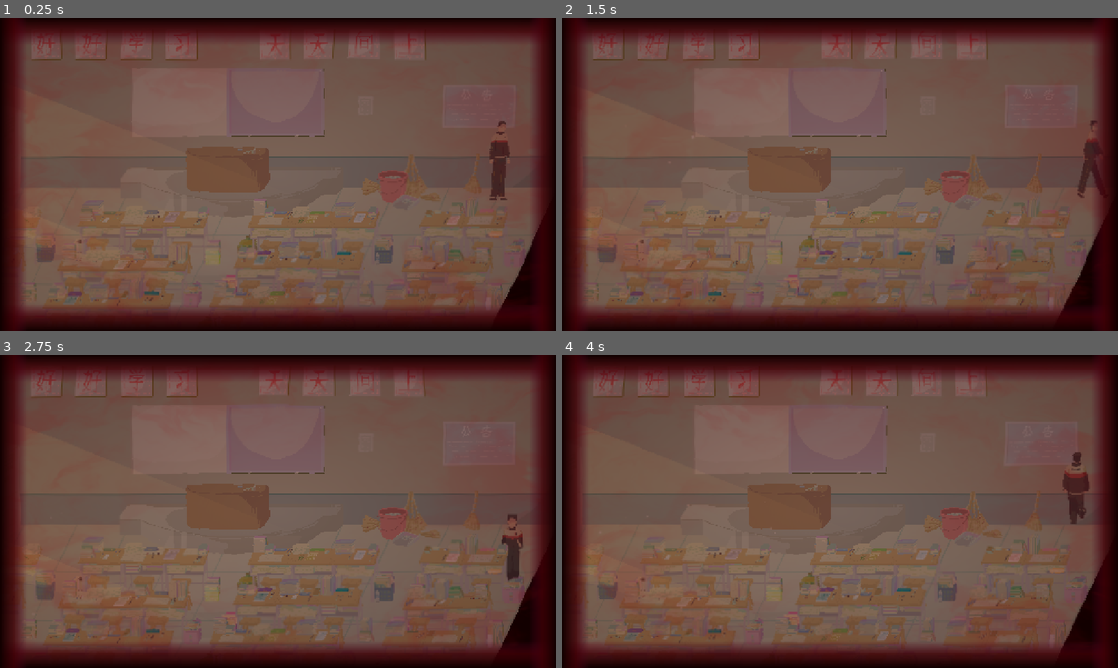
Above: before the commit, frames 1-4 (two rows, left to right).
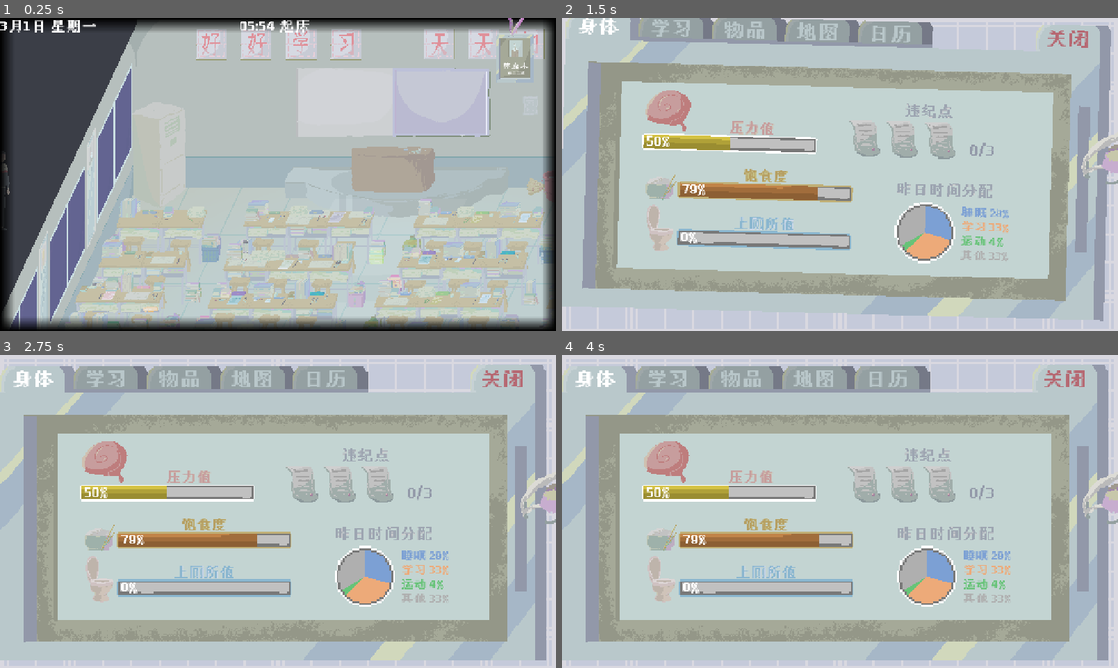
Above: after the commit, the same moments.

Repository: mu142857/School-Rules
Game: Godot game, scene res://locations/classroom 1/classroom_1.tscn
Two runs of this game, one before a commit and one after it. Both use one fixed random seed, a clock stepped at 60 frames per second and the inputs below. The project has no main scene, so this scene is started directly.
Inputs (mouse positions are in pixels of both pictures, inside the frame that each line leads up to):
- Up to frame 1 (0.25 s): no input
- Up to frame 2 (1.5 s): click (1079, 58) at 0.52 s; move the mouse to (962, 158) at 1.27 s; hold D (ui_right) from 1.28 s (still down)
- Up to frame 3 (2.75 s): move the mouse to (166, 527) at 2.02 s; release D (ui_right) at 2.03 s; hold S (ui_down) from 2.03 s (still down)
- Up to frame 4 (4 s): move the mouse to (895, 442) at 2.77 s; release S (ui_down) at 2.78 s; hold D (ui_right) 2.78-3.53 s; move the mouse to (812, 574) at 3.52 s; hold W (ui_up) from 3.53 s (still down)

The runs differ from the first frame. In frame 1, 97% of the frame differs, in the area x 0-100%, y 0-100%; in frame 2, 100%; in frame 3, 100%; in frame 4, 100%.

Commit message:
Classroom light small adjustment

Diff:
--- a/senior-year-of-high-school/characters/classmates/girl1/girl_1.tscn
+++ b/senior-year-of-high-school/characters/classmates/girl1/girl_1.tscn
@@ -132,5 +132,6 @@
 [node name="AnimatedSprite2D" type="AnimatedSprite2D" parent="."]
 position = Vector2(1, 1)
 sprite_frames = SubResource("SpriteFrames_4fi7n")
-animation = &"L_Run"
+animation = &"S_Sit"
+frame_progress = 0.28120297
 offset = Vector2(22, -250)
--- a/senior-year-of-high-school/locations/classroom 1/classroom_1.tscn
+++ b/senior-year-of-high-school/locations/classroom 1/classroom_1.tscn
@@ -22,6 +22,7 @@
 [ext_resource type="Texture2D" uid="uid://d30hchw3kxghu" path="res://locations/classroom 1/desk pair 3.png" id="17_wylog"]
 [ext_resource type="Texture2D" uid="uid://d4m6rcguppcgq" path="res://locations/classroom 1/desk group 1.png" id="18_x0yn4"]
 [ext_resource type="Texture2D" uid="uid://m3tcapeegn8t" path="res://locations/classroom 1/desk group 2.png" id="19_h164k"]
+[ext_resource type="PackedScene" uid="uid://pt6lw3l3eruu" path="res://ui/hud.tscn" id="23_c0jqg"]
 
 [sub_resource type="CanvasItemMaterial" id="CanvasItemMaterial_h164k"]
 blend_mode = 1
@@ -33,8 +34,7 @@
 [sub_resource type="WorldBoundaryShape2D" id="WorldBoundaryShape2D_ckmcd"]
 
 [sub_resource type="Gradient" id="Gradient_qlqd6"]
-offsets = PackedFloat32Array(0, 0.23666666, 1)
-colors = PackedColorArray(0.6321051, 0.60049546, 0, 1, 0.2936841, 0.25806436, 0, 1, 0, 0, 0, 1)
+colors = PackedColorArray(0.28744167, 0.48658502, 0.75325483, 1, 0, 0, 0, 1)
 
 [sub_resource type="GradientTexture2D" id="GradientTexture2D_esjwd"]
 gradient = SubResource("Gradient_qlqd6")
@@ -730,33 +730,65 @@
 color = Color(0.3906121, 0.3765418, 0.524689, 1)
 
 [node name="MorningFilter" type="CanvasModulate" parent="Light"]
+visible = false
 color = Color(0.7529719, 0.6845501, 0.64917064, 1)
 
-[node name="PointLight2D" type="PointLight2D" parent="Light"]
-visible = false
-position = Vector2(1014, 441.99994)
-scale = Vector2(15.121094, 13.213929)
+[node name="ColorRect" type="ColorRect" parent="Light"]
+offset_left = -1163.0
+offset_top = -1305.0
+offset_right = 2960.0
+offset_bottom = 1405.0
+color = Color(0.78547436, 0.82814056, 0.9517719, 0.29411766)
+
+[node name="Sprite2D" type="Sprite2D" parent="Light"]
+
+[node name="PointLight1" type="PointLight2D" parent="Light"]
+visible = false
+position = Vector2(468, -606.00006)
+scale = Vector2(16.569336, 14.47951)
 texture = SubResource("GradientTexture2D_esjwd")
 
+[node name="PointLight2" type="PointLight2D" parent="Light"]
+visible = false
+position = Vector2(1943, -606)
+scale = Vector2(17.834959, 15.5855055)
+texture = SubResource("GradientTexture2D_esjwd")
+
+[node name="PointLight3" type="PointLight2D" parent="Light"]
+visible = false
+position = Vector2(-33.000008, 517)
+scale = Vector2(24.294922, 21.230698)
+texture = SubResource("GradientTexture2D_esjwd")
+
+[node name="PointLight4" type="PointLight2D" parent="Light"]
+visible = false
+position = Vector2(1642, 705)
+scale = Vector2(24.294922, 21.230698)
+texture = SubResource("GradientTexture2D_esjwd")
+
 [node name="WindowLight1" type="Polygon2D" parent="Light"]
+visible = false
 material = SubResource("CanvasItemMaterial_h164k")
 polygon = PackedVector2Array(8, 555, 586, 719, 970, 714, 1071, 497, 107.367615, 118, 8, 327)
 uv = PackedVector2Array(8, 555, 586, 719, 970, 714, 1071, 497, 107.367615, 118, 8, 327)
 vertex_colors = PackedColorArray(0.88, 0.70634663, 0.22879998, 0.15686275, 0.88, 0.70634663, 0.22879998, 0, 0.88, 0.70634663, 0.22879998, 0, 0.88, 0.70634663, 0.22879998, 0, 0.88, 0.70634663, 0.22879998, 0.15686275, 0.88, 0.70634663, 0.22879998, 0.39215687)
 
 [node name="WindowLight2" type="Polygon2D" parent="Light"]
+visible = false
 material = SubResource("CanvasItemMaterial_h164k")
 position = Vector2(136, -292)
 polygon = PackedVector2Array(8, 555, 586, 719, 970, 714, 1071, 497, 106, 118, 8, 327)
 vertex_colors = PackedColorArray(0.8784314, 0.7058824, 0.22745098, 0.15686275, 0.8784314, 0.7058824, 0.22745098, 0, 0.8784314, 0.7058824, 0.22745098, 0, 0.8784314, 0.7058824, 0.22745098, 0, 0.8784314, 0.7058824, 0.22745098, 0.15686275, 0.8784314, 0.7058824, 0.22745098, 0.39215687)
 
 [node name="WindowLight3" type="Polygon2D" parent="Light"]
+visible = false
 material = SubResource("CanvasItemMaterial_h164k")
 position = Vector2(273, -587)
 polygon = PackedVector2Array(8, 555, 586, 719, 970, 714, 1071, 497, 106, 118, 8, 327)
 vertex_colors = PackedColorArray(0.8784314, 0.7058824, 0.22745098, 0.15686275, 0.8784314, 0.7058824, 0.22745098, 0, 0.8784314, 0.7058824, 0.22745098, 0, 0.8784314, 0.7058824, 0.22745098, 0, 0.8784314, 0.7058824, 0.22745098, 0.15686275, 0.8784314, 0.7058824, 0.22745098, 0.39215687)
 
 [node name="Dust1" type="GPUParticles2D" parent="Light"]
+visible = false
 position = Vector2(414.99997, 440.99997)
 rotation = 0.29936013
 amount = 20
@@ -765,6 +797,7 @@
 process_material = SubResource("ParticleProcessMaterial_bwhww")
 
 [node name="Dust2" type="GPUParticles2D" parent="Light"]
+visible = false
 position = Vector2(551, 174.00002)
 rotation = 0.37657458
 amount = 20
@@ -773,6 +806,7 @@
 process_material = SubResource("ParticleProcessMaterial_bwhww")
 
 [node name="Dust3" type="GPUParticles2D" parent="Light"]
+visible = false
 position = Vector2(675, -131)
 rotation = 0.37657458
 amount = 20
@@ -780,5 +814,6 @@
 lifetime = 2.0
 process_material = SubResource("ParticleProcessMaterial_bwhww")
 
+[node name="HUD" parent="." instance=ExtResource("23_c0jqg")]
+
 [node name="Player" parent="." instance=ExtResource("5_ndcrv")]
-position = Vector2(1915, -87)
--- a/senior-year-of-high-school/locations/classroom 1/window.tscn
+++ b/senior-year-of-high-school/locations/classroom 1/window.tscn
@@ -40,6 +40,7 @@
 texture = SubResource("GradientTexture2D_8ags5")
 
 [node name="BackgroundColor2" type="Sprite2D" parent="."]
+visible = false
 position = Vector2(-3.194809e-05, -4.7683716e-07)
 scale = Vector2(6.5312495, 3.90625)
 texture = SubResource("GradientTexture2D_f4e0e")
--- a/senior-year-of-high-school/screen filters/screen_frame.tscn
+++ b/senior-year-of-high-school/screen filters/screen_frame.tscn
@@ -93,13 +93,11 @@
 [node name="BlackScreenFrame" type="Node" parent="."]
 
 [node name="TextureRectUp" type="TextureRect" parent="BlackScreenFrame"]
-visible = false
 offset_right = 1280.0
 offset_bottom = 64.0
 texture = SubResource("GradientTexture2D_fvn6t")
 
 [node name="TextureRectDown" type="TextureRect" parent="BlackScreenFrame"]
-visible = false
 anchors_preset = 7
 anchor_left = 0.5
 anchor_top = 1.0
@@ -111,15 +109,15 @@
 grow_horizontal = 2
 grow_vertical = 0
 texture = SubResource("GradientTexture2D_j6b5p")
+metadata/_edit_use_anchors_ = true
 
 [node name="TextureRectLeft" type="TextureRect" parent="BlackScreenFrame"]
-visible = false
 offset_right = 64.0
 offset_bottom = 720.0
 texture = SubResource("GradientTexture2D_y3qud")
+metadata/_edit_use_anchors_ = true
 
 [node name="TextureRectRight" type="TextureRect" parent="BlackScreenFrame"]
-visible = false
 anchors_preset = 6
 anchor_left = 1.0
 anchor_top = 0.5
@@ -132,10 +130,12 @@
 grow_vertical = 2
 size_flags_horizontal = 0
 texture = SubResource("GradientTexture2D_62f8a")
+metadata/_edit_use_anchors_ = true
 
 [node name="RedScreenFrame" type="Node" parent="."]
 
 [node name="ColorRect" type="ColorRect" parent="RedScreenFrame"]
+visible = false
 material = SubResource("ShaderMaterial_y3qud")
 anchors_preset = 15
 anchor_right = 1.0
@@ -144,11 +144,13 @@
 grow_vertical = 2
 
 [node name="TextureRectUp" type="TextureRect" parent="RedScreenFrame"]
+visible = false
 offset_right = 1280.0
 offset_bottom = 64.0
 texture = SubResource("GradientTexture2D_7me3l")
 
 [node name="TextureRectDown" type="TextureRect" parent="RedScreenFrame"]
+visible = false
 anchors_preset = 7
 anchor_left = 0.5
 anchor_top = 1.0
@@ -162,11 +164,13 @@
 texture = SubResource("GradientTexture2D_vspa1")
 
 [node name="TextureRectLeft" type="TextureRect" parent="RedScreenFrame"]
+visible = false
 offset_right = 64.0
 offset_bottom = 720.0
 texture = SubResource("GradientTexture2D_13g60")
 
 [node name="TextureRectRight" type="TextureRect" parent="RedScreenFrame"]
+visible = false
 anchors_preset = 6
 anchor_left = 1.0
 anchor_top = 0.5
@@ -181,6 +185,7 @@
 texture = SubResource("GradientTexture2D_3l431")
 
 [node name="Filter" type="TextureRect" parent="RedScreenFrame"]
+visible = false
 anchors_preset = 15
 anchor_right = 1.0
 anchor_bottom = 1.0
Not shown: 1 places in senior-year-of-high-school/locations/classroom 1/classroom_1.tscn that only renumber resources
